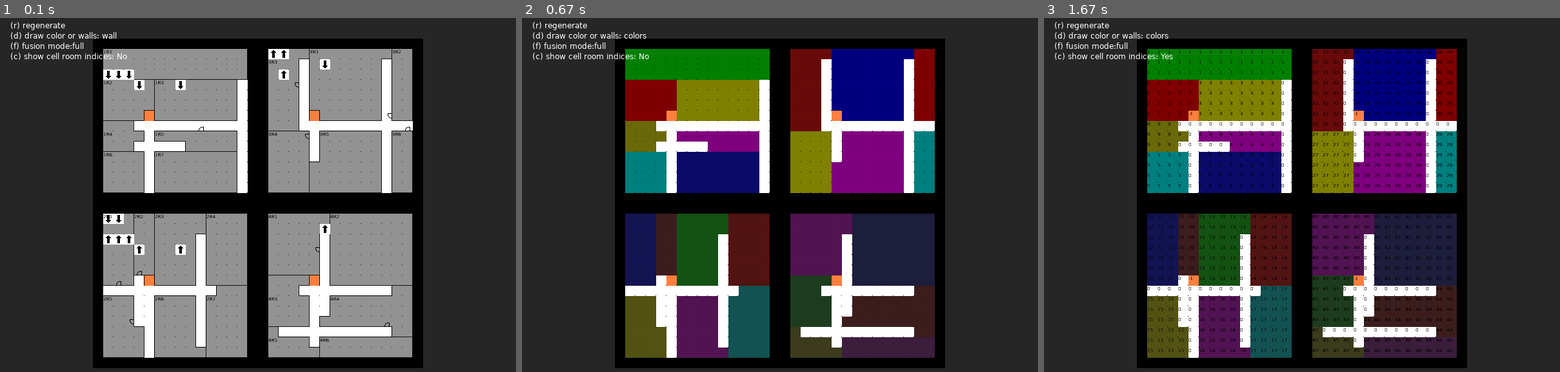
Above: before the commit, frames 1-3 (left to right).
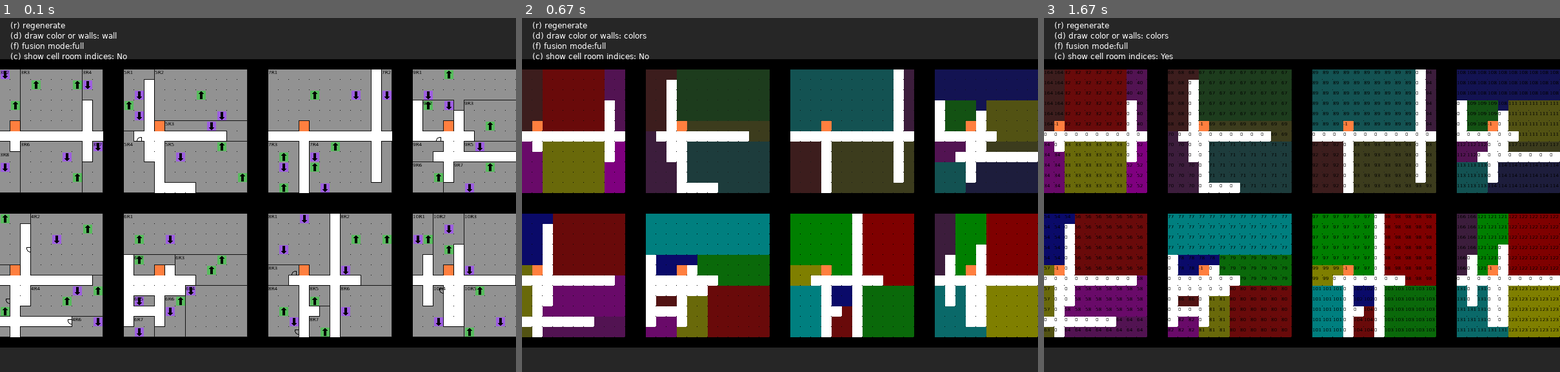
Above: after the commit, the same moments.

Repository: Gamabunta57/golf-lua
Game: LÖVE game, started from main.lua
Same seed, same stepped clock (60 frames per second), same inputs: the game is played once before the commit and once after it.
Inputs:
- Up to frame 1 (0.1 s): no input
- Up to frame 2 (0.67 s): tap D at 0.33 s
- Up to frame 3 (1.67 s): tap C at 0.67 s

The runs differ from the first frame. In frame 1, 59% of the frame differs, in the area x 0-100%, y 5-99%; in frame 2, 77%; in frame 3, 77%.

Commit message:
Fix overlapping room connections together
Connections can happen multiple times at the same place and needs to be fixed

Diff:
--- a/main.lua
+++ b/main.lua
@@ -64,7 +64,7 @@
 local wasDPressed = false
 
 function regenerateMap()
-    map = Map:new(16, 16, 4)
+    map = Map:new(14, 14, 12)
     love.math.setRandomSeed(seed)
     generator = Generator:new(map, prng)
     generator:generateMap(fusionLevel)
--- a/src/generators/generator.lua
+++ b/src/generators/generator.lua
@@ -54,30 +54,24 @@
         local nodeA = connection[1]
         local nodeB = connection[2]
 
-        print ("Connect", nodeA.name, nodeB.name)
-
         if nodeA.isCorridor and not nodeB.isCorridor then
             self:_connectRoomToCorridor(nodeA, nodeB, roomLists)
         elseif nodeB.isCorridor and not nodeA.isCorridor then
             self:_connectRoomToCorridor(nodeB, nodeA, roomLists)
         elseif not nodeB.isCorridor and not nodeA.isCorridor then
             self:_connectRooms(nodeA, nodeB, roomLists)
-        else
+        -- else
             -- print("skip corridor connections")
         end
     end
 end
 
 function Generator:_connectRooms(roomNodeA, roomNodeB, roomLists)
-    print("as 2 rooms")
     local roomALocation = roomNodeA.location
     local roomBLocation = roomNodeB.location
 
     local roomA = roomLists[roomALocation.floor][roomALocation.roomIndex]
     local roomB = roomLists[roomBLocation.floor][roomBLocation.roomIndex]
-    print("roomA", roomA.x, roomA.y, roomA.w, roomA.h)
-    print("roomB", roomB.x, roomB.y, roomB.w, roomB.h)
-
 
     local overlappingAreaStartPoint = {
         x = 0,
@@ -102,15 +96,15 @@
     end
 
     if (roomA.x + roomA.w > roomB.x + roomB.w) then
+        overlappingAreaEndPoint.x = roomB.x + roomB.w
+    else
         overlappingAreaEndPoint.x = roomA.x + roomA.w
+    end
+
+    if (roomA.y + roomA.h > roomB.y + roomB.h) then
+        overlappingAreaEndPoint.y = roomB.y + roomB.h
     else
-        overlappingAreaEndPoint.x = roomB.x + roomB.w
-    end
-
-    if (roomA.y + roomA.h > roomB.y + roomB.h) then
         overlappingAreaEndPoint.y = roomA.y + roomA.h
-    else
-        overlappingAreaEndPoint.y = roomB.y + roomB.h
     end
 
     local overlappingArea = {
@@ -120,19 +114,19 @@
         h = overlappingAreaEndPoint.y - overlappingAreaStartPoint.y,
     }
 
-    local randX = self.prng(1, overlappingArea.w)
-    local randY = self.prng(1, overlappingArea.h)
-
-    local floorIndex = randX + (randY - 1) * self.map.width
+    local randX = self.prng(0, overlappingArea.w - 1)
+    local randY = self.prng(0, overlappingArea.h - 1)
+
+    local floorIndex = (overlappingArea.x + randX) + (randY + overlappingArea.y - 1) * self.map.width
 
     local cellRoomA = self.map.floorCells[roomALocation.floor][floorIndex]
     local cellRoomB = self.map.floorCells[roomBLocation.floor][floorIndex]
 
-    if (cellRoomA.tileRef == Cell.ROOM and cellRoomB.tileRef == Cell.ROOM) then
+    if (cellRoomA.openings == Cell.NO_OPENINGS and cellRoomB.openings == Cell.NO_OPENINGS) then
         cellRoomA.openings = (roomALocation.floor > roomBLocation.floor and Cell.STAIRCASE_DOWN) or Cell.STAIRCASE_UP
         cellRoomB.openings = (roomALocation.floor > roomBLocation.floor and Cell.STAIRCASE_UP) or Cell.STAIRCASE_DOWN
     else
-        print("stairs already set", randX, randY, floorIndex, cellRoomA.tileRef, cellRoomB.tileRef)
+        print("[DEBUG]: opening already set", roomNodeA.name, roomNodeB.name, overlappingArea.x, overlappingArea.y, overlappingArea.w, overlappingArea.h, randX, randY, floorIndex, cellRoomA.tileRef, cellRoomB.tileRef)
     end
 end
 
Binary file changed: assets/images/tileset.png
